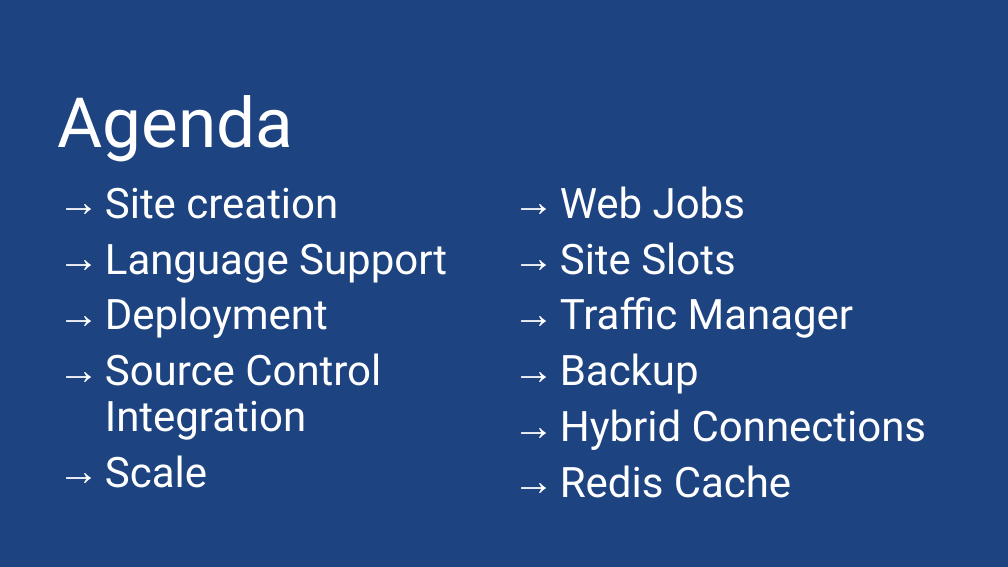
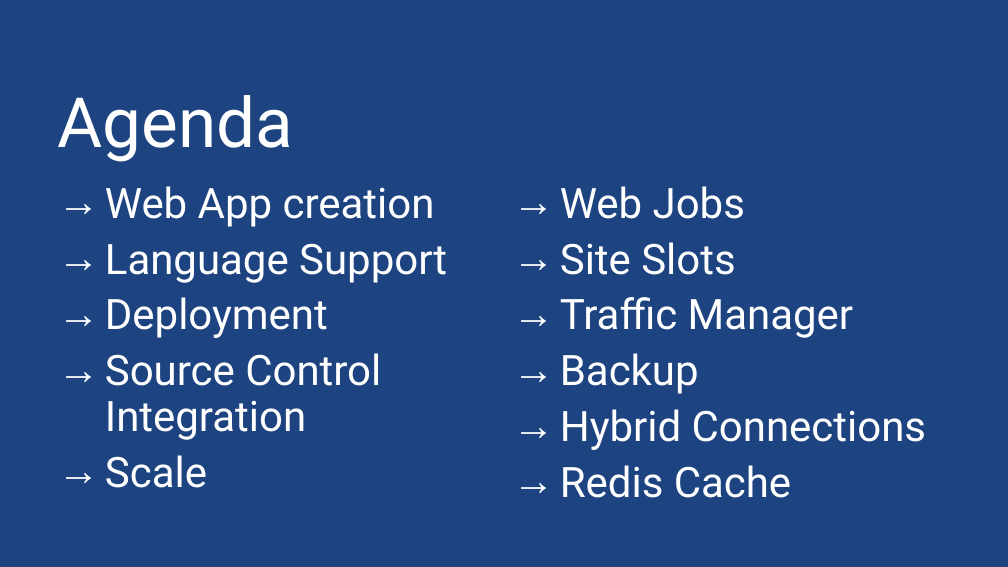
Before and after one commit to sack212/BasicAzureCamp, a slide deck: slide 2 of Presentation/Web/Web.pptx. Drawn at 1008x567 pixels with LibreOffice and Linux fonts; fonts in the diff are those of the drawing; background and template pictures are left out. Boxes give left, top, right and bottom in pixels: in the first picture for what was removed or moved away, otherwise in the second. Text is boxed around its words. In the diff, an @@ line names an element or a change of style, - is before the commit and + after.

```diff
--- a/Presentation/Web/Web.pptx
+++ b/Presentation/Web/Web.pptx
@@ subtitle at (105, 186, 435, 227): text changed @@
-→ Site creation
+→ Web App creation
```
Also in this commit, not shown: 19 other slides changed, 3 slides removed, 1 other file.
